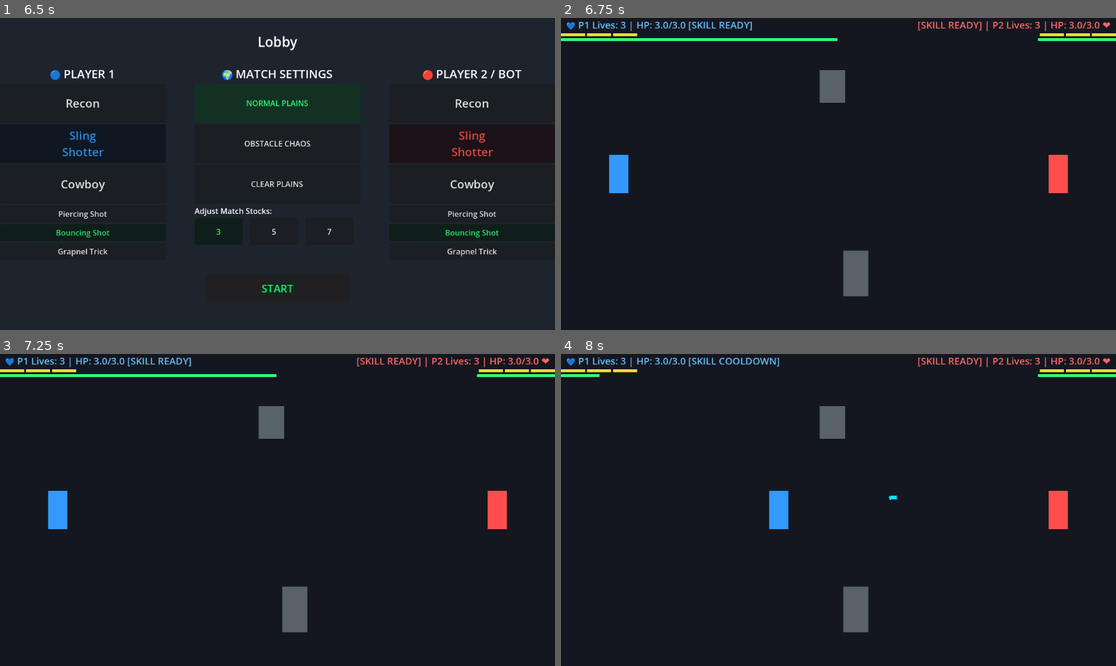
Above: before the commit, frames 1-4 (two rows, left to right).
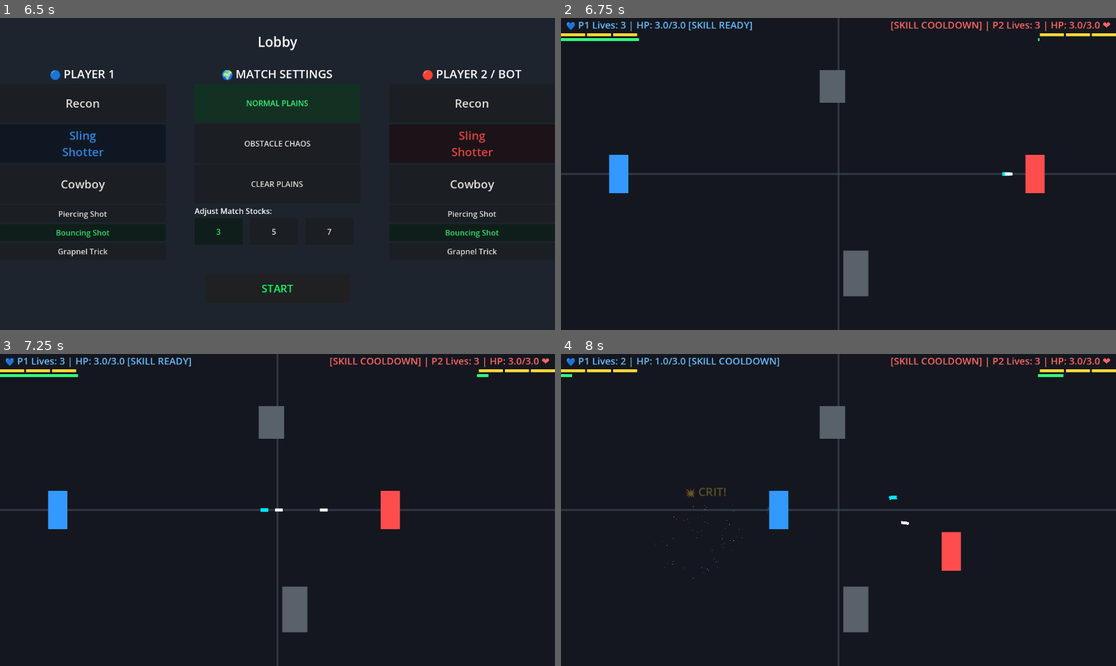
Above: after the commit, the same moments.

Repository: 548778-stack/Little-Duelers
Game: Godot game, scene res://MainMenu.tscn
Two runs of this game, one before a commit and one after it. Both use one fixed random seed, a clock stepped at 60 frames per second and the inputs below.
Inputs (mouse positions are in pixels of both pictures, inside the frame that each line leads up to):
- Up to frame 1 (6.5 s): click (277, 283) at 0.52 s; type "12" at 0.6 s; click "🎮 VS COMPUTER BOT (OFFLINE)" at 1.25 s; click "Piercing Shot" at 2 s; click "Bouncing Shot" at 2.75 s; click "Piercing Shot" at 3.5 s; click "Bouncing Shot" at 4.25 s; click "NORMAL PLAINS" at 5 s; click "NORMAL PLAINS" at 5.75 s
- Up to frame 2 (6.75 s): click "START" at 6.5 s
- Up to frame 3 (7.25 s): no input
- Up to frame 4 (8 s): tap Enter at 7.25 s; move the mouse to (960, 494) at 7.27 s; hold D (move_right) from 7.28 s (still down); hold Middle mouse button (attack_ability) from 7.28 s (still down)

Frame 1 is identical in both runs. In frame 2, 2.7% of the frame differs, in the area x 0-100%, y 0-100%; in frame 3, 2.7%; in frame 4, 2.5%.

Commit message:
Offline mode uses EnemyBot AI for P2; fix P1 ability bar stretching; show center lines

Diff:
--- a/CombatArena.gd
+++ b/CombatArena.gd
@@ -24,7 +24,7 @@
 const PLAYER_SCENE = preload("res://Player.tscn")
 
 const PROJECTILE_SCENE = preload("res://Projectile.tscn")
-const ENEMY_AI_SCRIPT = preload("res://EnemyAI.gd")
+const ENEMY_BOT_SCENE = preload("res://EnemyBot.tscn")
 
 @onready var spawner: MultiplayerSpawner = $MultiplayerSpawner
 
@@ -40,8 +40,11 @@
 	bg.name = "Background"
 	bg.size = Vector2(1152, 648)
 	bg.color = Color(0.08, 0.09, 0.12)
+	bg.show_behind_parent = true  # so the center lines from _draw() show on top
 	add_child(bg)
 	move_child(bg, 0)
+	var scene_bg = get_node_or_null("Background")
+	if scene_bg and scene_bg != bg: scene_bg.show_behind_parent = true
 
 	setup_hud(screen_width)
 	game_active = true
@@ -88,7 +91,7 @@
 
 # Called by the host (only the host may call spawn_projectile) to create a networked bullet.
 func spawn_projectile(type: String, pos: Vector2, dir: Vector2, attacker_id: int, damage: float = 1.0, is_crit: bool = false) -> void:
-	if not multiplayer.is_server(): return
+	if not multiplayer.is_server() or not game_active: return
 	var data = {"kind": "projectile", "type": type, "pos": pos, "dir": dir, "attacker": attacker_id, "damage": damage, "crit": is_crit}
 	if NetworkManager.is_online():
 		spawner.spawn(data)
@@ -108,12 +111,11 @@
 		return bullet
 
 	var side: int = data["side"]
-	var player_instance = PLAYER_SCENE.instantiate()
+	var use_bot = vs_ai_mode and side == 2 and not NetworkManager.is_online()
+	var player_instance = ENEMY_BOT_SCENE.instantiate() if use_bot else PLAYER_SCENE.instantiate()
 	# Node name = owning peer ID. BasePlayer._enter_tree() uses it to set authority,
 	# and it must be identical on both machines for RPCs to reach the right node.
 	player_instance.name = str(data["peer_id"])
-	if vs_ai_mode and side == 2 and not NetworkManager.is_online():
-		player_instance.set_script(ENEMY_AI_SCRIPT)
 	player_instance.character_class = data["character"]
 	player_instance.selected_ability = data["ability"]
 	player_instance.lives = data["lives"]
@@ -134,7 +136,7 @@
 		var ammo_info = player1.get_ammo_string() if player1.has_method("get_ammo_string") else ""
 		var skill_info = player1.get_ability_status_string() if player1.has_method("get_ability_status_string") else ""
 		p1_hud_label.text = "  💙 P1 Lives: " + str(player1.lives) + " | HP: " + str(snappedf(player1.current_health, 0.1)) + "/" + str(player1.max_health) + ammo_info + skill_info
-		p1_ability_bar.value = clampf(player1.local_ability_timer / active_ability_cooldown_time, 0.0, 1.0) * 100.0
+		if player1.has_method("get_ability_cooldown_percentage"): p1_ability_bar.value = player1.get_ability_cooldown_percentage() * 100.0
 		if player1.has_method("get_individual_bar_progress"):
 			for i in range(3): p1_bars[i].value = player1.get_individual_bar_progress(i) * 100.0
 
@@ -142,8 +144,7 @@
 		var ammo_info = player2.get_ammo_string() if player2.has_method("get_ammo_string") else ""
 		var skill_info = player2.get_ability_status_string() if player2.has_method("get_ability_status_string") else ""
 		p2_hud_label.text = skill_info + ammo_info + " | P2 Lives: " + str(player2.lives) + " | HP: " + str(snappedf(player2.current_health, 0.1)) + "/" + str(player2.max_health) + " ❤️  "
-		var p2_timer = player2.get("local_ability_timer")
-		if p2_timer != null: p2_ability_bar.value = clampf(p2_timer / active_ability_cooldown_time, 0.0, 1.0) * 100.0
+		if player2.has_method("get_ability_cooldown_percentage"): p2_ability_bar.value = player2.get_ability_cooldown_percentage() * 100.0
 		if player2.has_method("get_individual_bar_progress"):
 			for i in range(3): p2_bars[i].value = player2.get_individual_bar_progress(i) * 100.0
 
@@ -248,7 +249,8 @@
 	var ability_bar = TextureProgressBar.new()
 	ability_bar.custom_minimum_size = Vector2(162, 6)
 	ability_bar.nine_patch_stretch = true
-	if right_side: ability_bar.size_flags_horizontal = Control.SIZE_SHRINK_END
+	# Without SHRINK, the bar stretches across half the screen and overlaps the obstacles.
+	ability_bar.size_flags_horizontal = Control.SIZE_SHRINK_END if right_side else Control.SIZE_SHRINK_BEGIN
 	ability_bar.texture_progress = tex
 	ability_bar.tint_progress = Color(0.2, 1.0, 0.5)
 	vbox.add_child(ability_bar)
--- a/EnemyAI.gd
+++ b/EnemyAI.gd
@@ -299,11 +299,6 @@
 			is_reloading = false
 
 func local_spawn_projectile(type: String, start_pos: Vector2, fire_dir: Vector2, spread_offset: float) -> void:
-	var bullet = Area2D.new()
-	bullet.set_script(preload("res://Projectile.gd"))
-	bullet.attacker_id = player_id
-	bullet.damage_type = type
-
 	var base_damage = 1.0
 	var crit_chance = 0.15
 	if character_class == "Cowboy":
@@ -315,14 +310,10 @@
 	var rolled_crit = randf() < crit_chance
 	if rolled_crit: base_damage *= 2.0
 
-	bullet.set_meta("damage_amount", base_damage)
-	bullet.set_meta("is_critical", rolled_crit)
-
-	get_parent().add_child(bullet)
-	bullet.global_position = start_pos + (fire_dir * 45.0) + Vector2(0, spread_offset)
-
-	if bullet.has_method("set_vector_trajectory"):
-		bullet.set_vector_trajectory(fire_dir)
+	# Spawn through the arena (same path as players) so the bullet gets the right damage.
+	var arena = get_parent()
+	if arena.has_method("spawn_projectile"):
+		arena.spawn_projectile(type, start_pos + (fire_dir.normalized() * 45.0) + Vector2(0, spread_offset), fire_dir, player_id, base_damage, rolled_crit)
 
 func take_damage(amount: float, is_special_hit: bool, is_crit_hit: bool = false) -> void:
 	if lives <= 0: return
@@ -334,7 +325,7 @@
 	var particle_color = Color(1.0, 0.85, 0.2) if is_crit_hit else Color(1.0, 0.3, 0.3)
 	get_parent().spawn_hit_particles(global_position, particle_color)
 
-	if current_health <= 0.0: lose_life()
+	if current_health <= 0.001: lose_life()
 
 func lose_life() -> void:
 	lives -= 1
--- a/MainMenu.gd
+++ b/MainMenu.gd
@@ -40,4 +40,5 @@
 
 func _on_offline_button_pressed() -> void:
 	NetworkManager.close_connection()
+	NetworkManager.vs_ai = true  # offline = you vs the EnemyAI bot
 	get_tree().change_scene_to_file("res://Lobby.tscn")
--- a/NetworkManager.gd
+++ b/NetworkManager.gd
@@ -28,7 +28,7 @@
 var _loaded_peers: Dictionary = {}
 
 func _ready() -> void:
-	print("🟢 Little Duelers - perplexity online fix v2 loaded (specials, abilities, obstacles)")
+	print("🟢 Little Duelers - perplexity online fix v3 loaded (offline vs AI)")
 	multiplayer.peer_connected.connect(_on_peer_connected)
 	multiplayer.peer_disconnected.connect(_on_peer_disconnected)
 	multiplayer.connected_to_server.connect(_on_connected_to_server)
--- a/Player.gd
+++ b/Player.gd
@@ -1,4 +1,4 @@
-#perplexity v2
+#perplexity v3
 #cd "S:\My Documents\little-duelers"
 #git add .
 #git commit -m "message"
